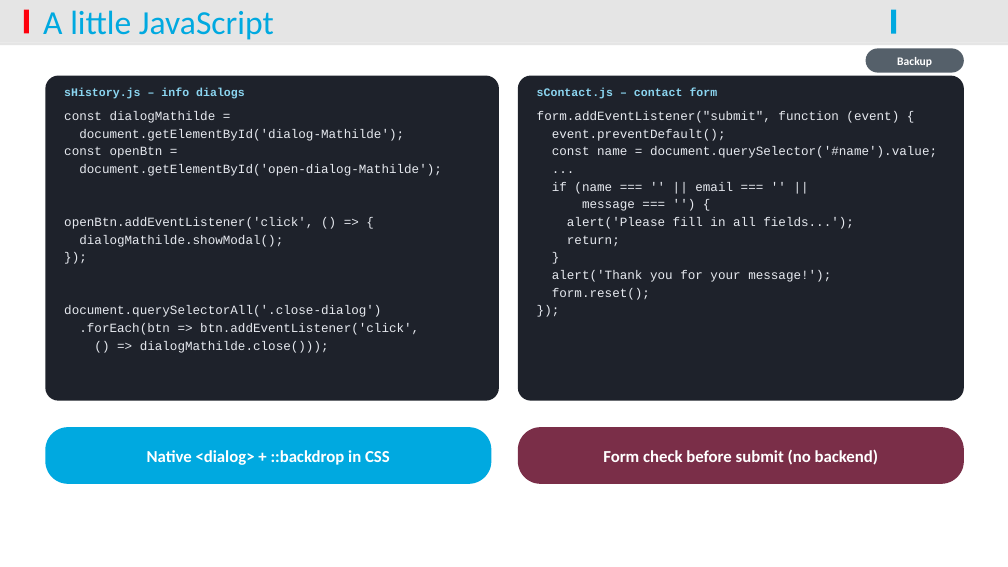
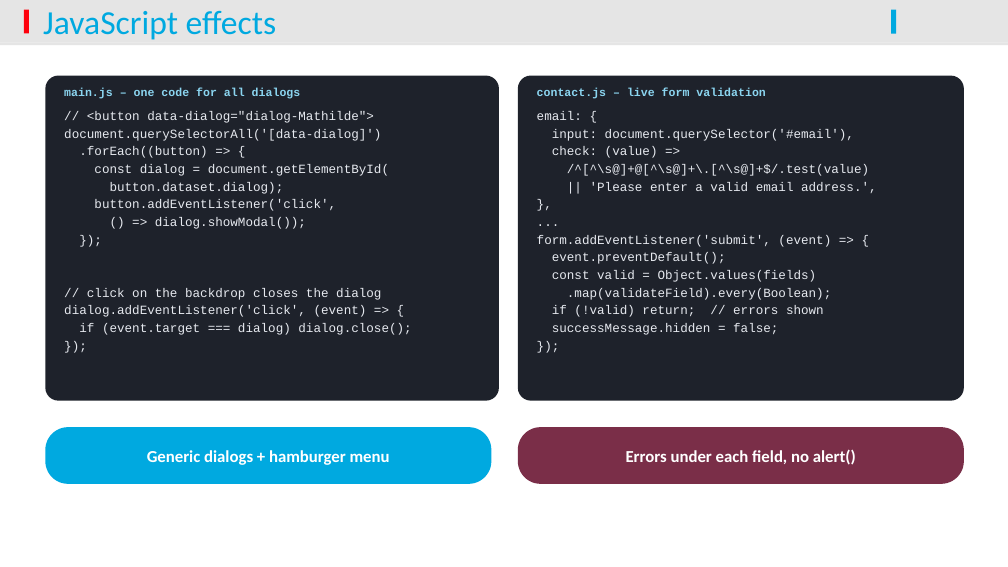
Before and after one commit to Mathatou/WebDesign, a slide deck: slide 8 of ITW_Presentation_Saint-Gratien.pptx (slide 13 before the commit). Drawn at 1008x567 pixels with LibreOffice and Linux fonts; fonts in the diff are those of the drawing; background and template pictures are left out. Boxes give left, top, right and bottom in pixels: in the first picture for what was removed or moved away, otherwise in the second. Text is boxed around its words. In the diff, an @@ line names an element or a change of style, - is before the commit and + after.

```diff
--- a/ITW_Presentation_Saint-Gratien.pptx
+++ b/ITW_Presentation_Saint-Gratien.pptx
@@ title at bbox=[43, 10, 276, 40]: text changed @@
-A little JavaScript
+JavaScript effects
@@ rounded rectangle removed at bbox=[866, 48, 964, 73] @@
-Backup
@@ text at bbox=[64, 88, 301, 99]: text changed @@
-sHistory.js – info dialogs
+main.js – one code for all dialogs
@@ text at bbox=[537, 88, 765, 99]: text changed @@
-sContact.js – contact form
+contact.js – live form validation
@@ text at bbox=[64, 111, 389, 229]: text changed @@
-const dialogMathilde =
-document.getElementById('dialog-Mathilde');
-const openBtn =
-document.getElementById('open-dialog-Mathilde');
-openBtn.addEventListener('click', () => {
-dialogMathilde.showModal();
+// <button data-dialog="dialog-Mathilde">
+document.querySelectorAll('[data-dialog]')
+.forEach((button) => {
+const dialog = document.getElementById(
+button.dataset.dialog);
+button.addEventListener('click',
+() => dialog.showModal());
@@ text at bbox=[537, 111, 877, 247]: text changed @@
-form.addEventListener("submit", function (event) {
+email: {
+input: document.querySelector('#email'),
+check: (value) =>
+/^[^\s@]+@[^\s@]+\.[^\s@]+$/.test(value)
+|| 'Please enter a valid email address.',
+},
+...
+form.addEventListener('submit', (event) => {
@@ text at bbox=[64, 288, 411, 335]: text changed @@
-document.querySelectorAll('.close-dialog')
-.forEach(btn => btn.addEventListener('click',
-() => dialogMathilde.close()));
+// click on the backdrop closes the dialog
+dialog.addEventListener('click', (event) => {
+if (event.target === dialog) dialog.close();
+});
@@ text at bbox=[552, 270, 831, 335]: text changed @@
-const name = document.querySelector('#name').value;
-...
-if (name === '' || email === '' ||
-message === '') {
-alert('Please fill in all fields...');
-return;
-}
-alert('Thank you for your message!');
-form.reset();
+const valid = Object.values(fields)
+.map(validateField).every(Boolean);
+if (!valid) return; // errors shown
+successMessage.hidden = false;
@@ text in rounded rectangle at bbox=[626, 449, 856, 465]: text changed @@
-Form check before submit (no backend)
+Errors under each field, no alert()
@@ text in rounded rectangle at bbox=[147, 450, 390, 465]: text changed @@
-Native <dialog> + ::backdrop in CSS
+Generic dialogs + hamburger menu
```
Also in this commit, not shown: 6 other slides changed, 13 other files.
